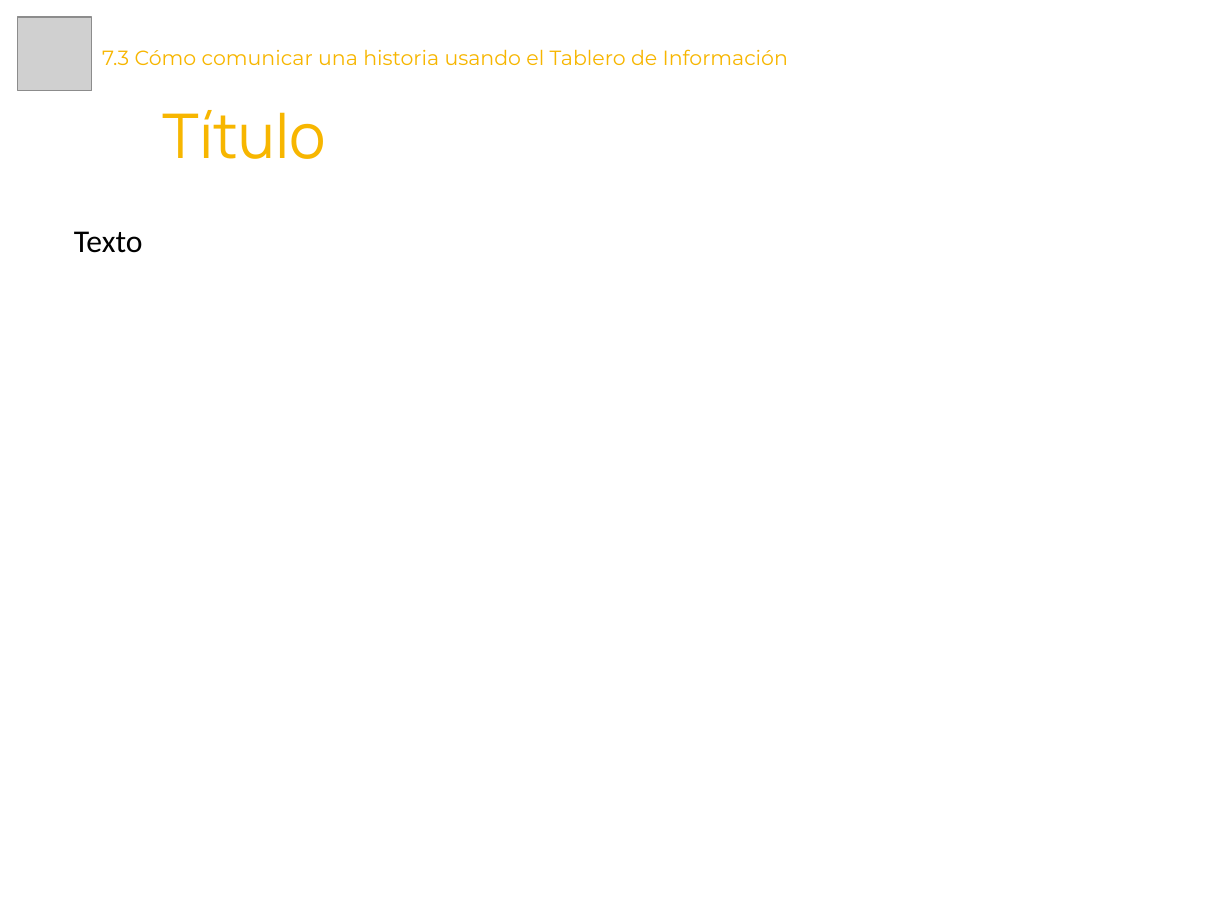
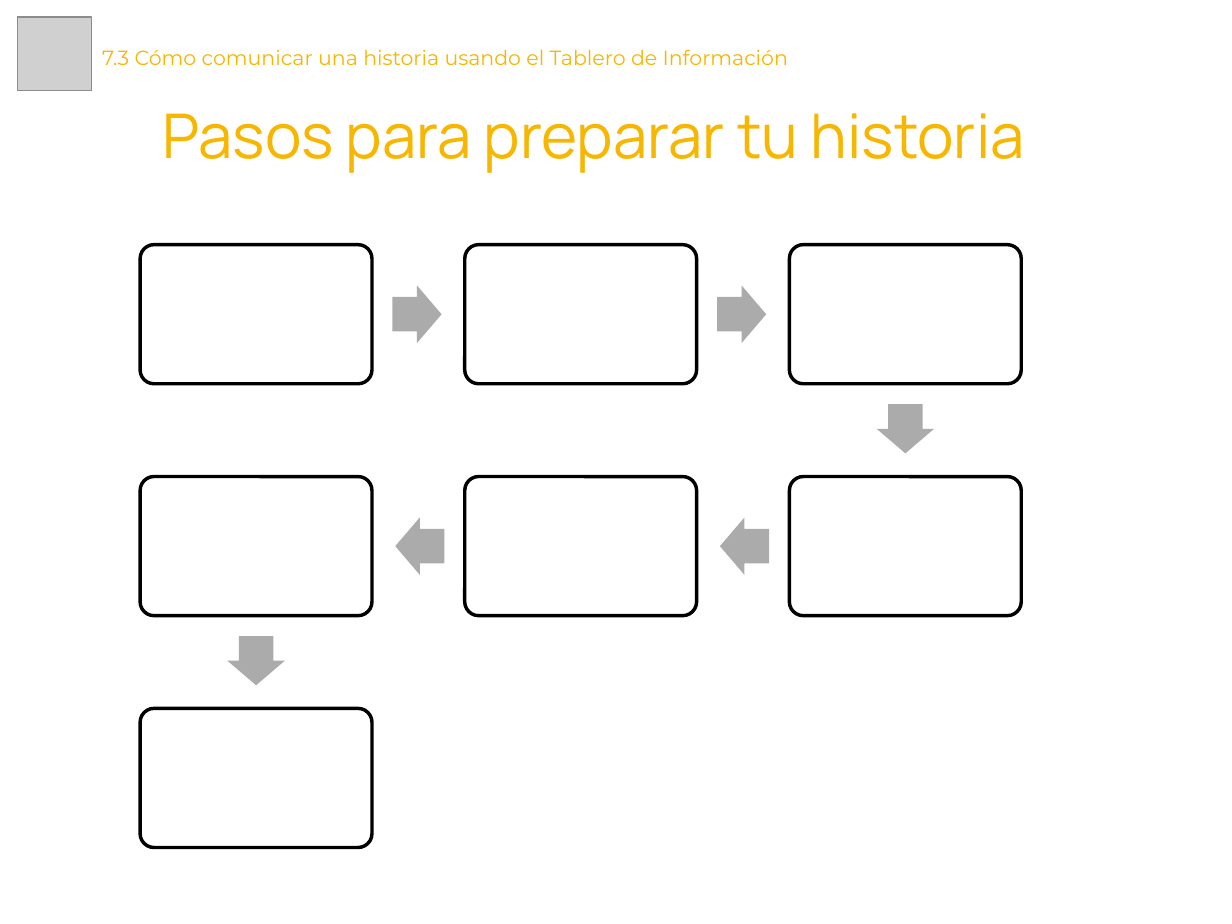
Before and after one commit to Laboratoria/curriculum, a slide deck: slide 3 of 18-data-visualization/Contenido Semana 3/7.3. Presentación - Cómo comunicar una historia usando el Tablero de Información.pptx (slide 2 before the commit). Drawn at 1232x924 pixels with LibreOffice and Linux fonts; fonts in the diff are those of the drawing; grey boxes stand for pictures. Boxes give left, top, right and bottom in pixels: in the first picture for what was removed or moved away, otherwise in the second. Text is boxed around its words. In the diff, an @@ line names an element or a change of style, - is before the commit and + after.

```diff
--- a/18-data-visualization/Contenido Semana 3/7.3. Presentación - Cómo comunicar una historia usando el Tablero de Información.pptx
+++ b/18-data-visualization/Contenido Semana 3/7.3. Presentación - Cómo comunicar una historia usando el Tablero de Información.pptx
@@ text at (x1=163, y1=113, x2=1025, y2=173): text changed @@
-Título
+Pasos para preparar tu historia
@@ text removed at (x1=74, y1=231, x2=143, y2=253) @@
-Texto
@@ group added at (x1=140, y1=245, x2=1021, y2=848): 7 rounded rectangles, 6 right arrows @@
```
Also in this commit, not shown: 2 slides added, 9 other files.
